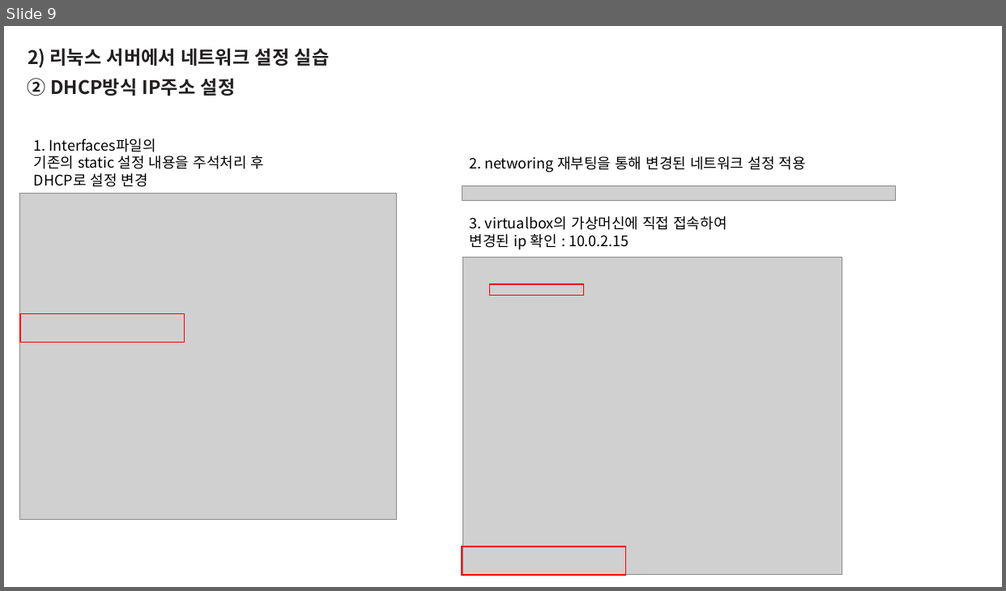
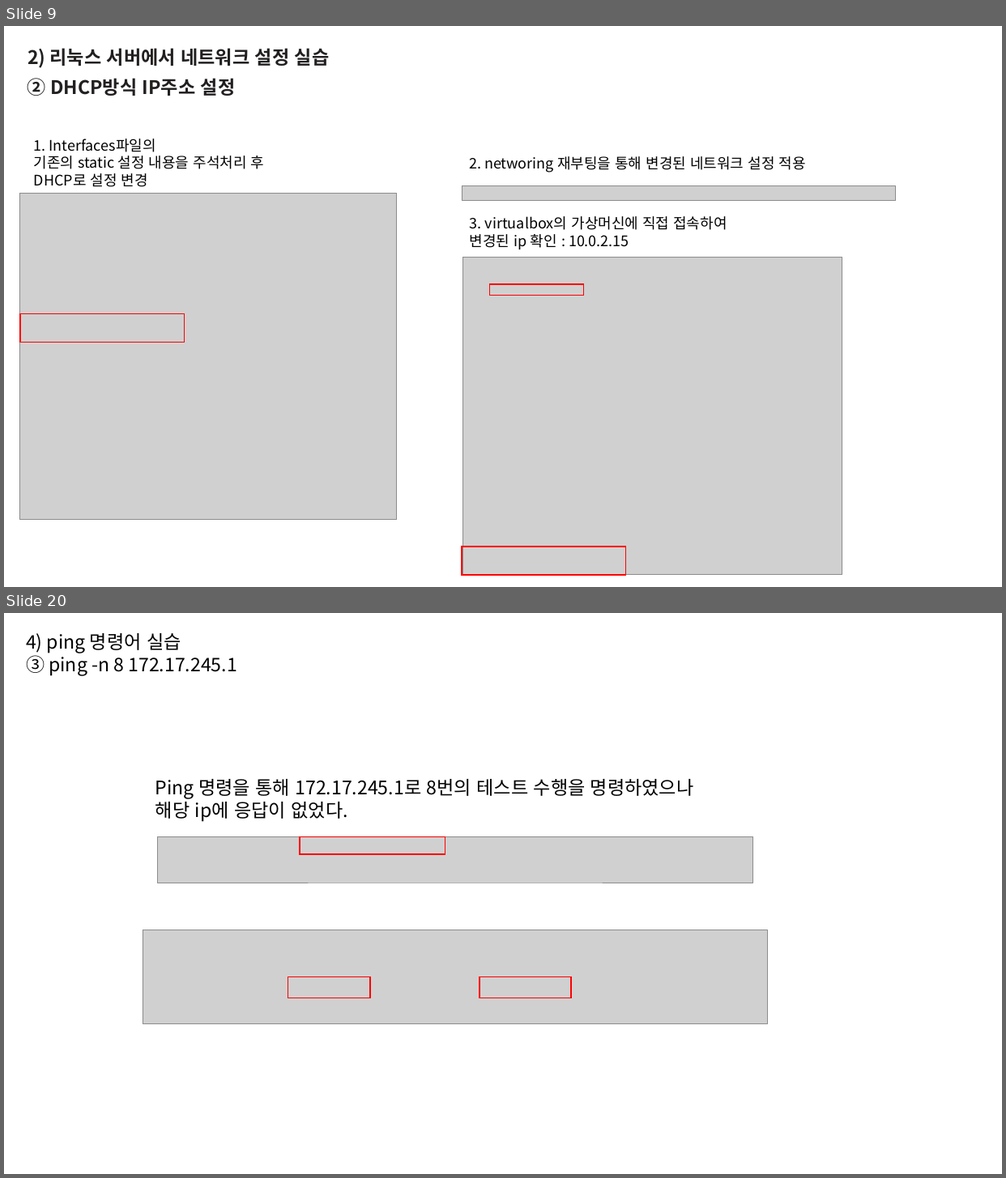
Before and after one commit to blueduckgraymouse/KOPO_SoftwareCoding, a slide deck: 리눅스 프로그래밍 수업/7강/35_임현덕_20220411.pptx. Shown one above the other, each under a label of ours: slide 9 before the commit, slides 9 and 20 after it; the slides between them are not shown. The pictures are 1006x591 and 1006x1178 pixels, drawn with LibreOffice and Linux fonts; fonts in the diff are those of the drawing; grey boxes stand for pictures. Boxes give left, top, right and bottom in pixels: in the first picture for what was removed or moved away, otherwise in the second. Text is boxed around its words. In the diff, an @@ line names an element or a change of style, - is before the commit and + after.

```diff
--- a/리눅스 프로그래밍 수업/7강/35_임현덕_20220411.pptx
+++ b/리눅스 프로그래밍 수업/7강/35_임현덕_20220411.pptx
@@ slide 20 added at (x1=4, y1=613, x2=1002, y2=1174), background #FFFFFF @@
@@ text added at (x1=26, y1=633, x2=237, y2=675), 18 pt, text #000000 @@
+4) ping 명령어 실습
+③ ping -n 8 172.17.245.1
@@ text added at (x1=155, y1=779, x2=694, y2=822), 18 pt, text #000000 @@
+Ping 명령을 통해 172.17.245.1로 8번의 테스트 수행을 명령하였으나
+해당 ip에 응답이 없었다.
@@ picture added at (x1=157, y1=837, x2=753, y2=883) @@
@@ rectangle added at (x1=300, y1=837, x2=445, y2=855), outline #FF0000 1 pt @@
@@ picture added at (x1=143, y1=931, x2=768, y2=1024) @@
@@ rectangle added at (x1=288, y1=977, x2=370, y2=999), outline #FF0000 1 pt @@
@@ rectangle added at (x1=479, y1=977, x2=571, y2=999), outline #FF0000 1 pt @@
```
Also in this commit, not shown: 2 slides changed, 16 other slides added, 3 slides removed.
